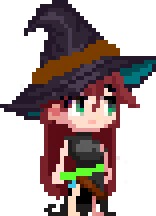
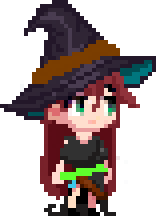
Two versions of the same layered image (w=156, h=216). Layer-by-layer changes:
added layer "Back" above "Chest" over [60, 132, 100, 168]
painted on "Chest" over [92, 136, 104, 144]
moved "RightHand" above "Body", painted on it over [100, 140, 108, 172]
painted on "Body" over [68, 184, 92, 216]
moved "RightLeg" above "LeftLeg", painted on it over [68, 184, 80, 216]
painted on "LeftLeg" over [88, 192, 104, 216]
added layer "Body2" above "Hat" over [68, 184, 92, 216]
painted on "Hat" over [20, 52, 156, 120]
painted on "Head" over [40, 96, 68, 108]
